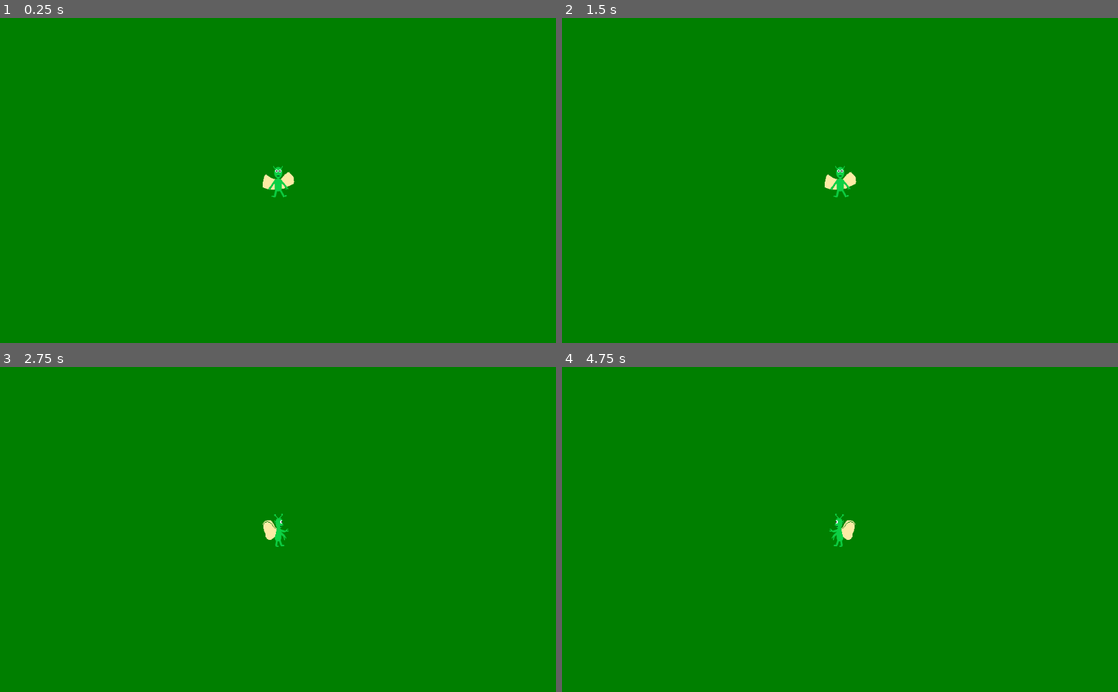
Above: before the commit, frames 1-4 (two rows, left to right).
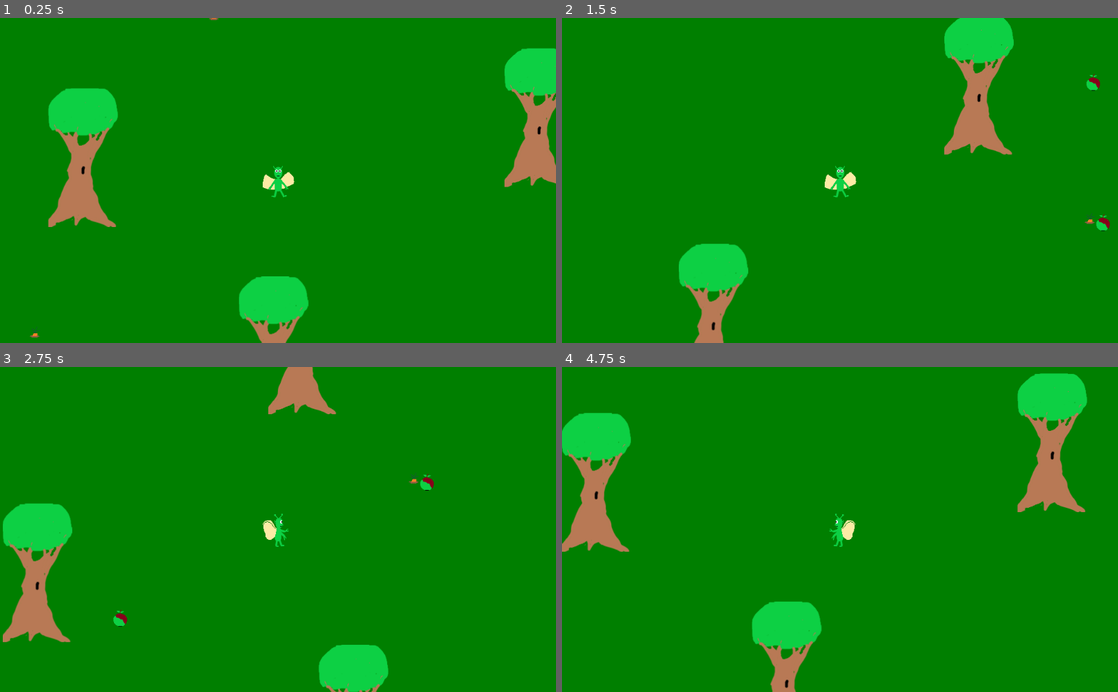
Above: after the commit, the same moments.

Repository: KimMcLelland/FaeQuest
Game: Godot game, scene res://Forest.tscn
Same seed, same stepped clock (60 frames per second), same inputs: the game is played once before the commit and once after it.
Inputs:
- Up to frame 1 (0.25 s): no input
- Up to frame 2 (1.5 s): tap Enter at 0.5 s; hold Right (ui_right) 0.53-1.28 s; hold Down (ui_down) from 1.28 s (still down)
- Up to frame 3 (2.75 s): release Down (ui_down) at 2.03 s; hold Right (ui_right) from 2.03 s (still down)
- Up to frame 4 (4.75 s): release Right (ui_right) at 2.78 s; hold Up (ui_up) 2.78-3.53 s; hold Left (ui_left) from 3.53 s (still down)

The runs differ from the first frame. In frame 1, 7.9% of the frame differs, in the area x 5-100%, y 0-100%; in frame 2, 5.7%; in frame 3, 6.0%; in frame 4, 8.7%, in the area x 0-95%, y 1-100%.

Commit message:
trees, apples and carrots in the forest screen

Diff:
--- /dev/null
+++ b/Forest.gd
@@ -0,0 +1,38 @@
+extends ColorRect
+
+var rng = RandomNumberGenerator.new()
+var Carrot = preload("res://carrot.tscn")
+var Apple = preload("res://apple.tscn")
+
+
+
+func _ready():
+	rng.randomize()
+	carrot_spawn()
+	carrot_spawn()
+	carrot_spawn()
+	carrot_spawn()
+	carrot_spawn()
+	apple_spawn()
+	apple_spawn()
+	apple_spawn()
+	apple_spawn()
+	apple_spawn()
+
+
+
+#func _process(delta):
+#	pass
+
+
+func carrot_spawn():
+	var spawn = Carrot.instance()
+	add_child(spawn)
+	spawn.position.x = rng.randi_range (32, 2016)
+	spawn.position.y = rng.randi_range (32, 1768)
+
+func apple_spawn():
+	var spawn = Apple.instance()
+	add_child(spawn)
+	spawn.position.x = rng.randi_range (32, 2016)
+	spawn.position.y = rng.randi_range (32, 1768)
--- a/Forest.tscn
+++ b/Forest.tscn
@@ -1,14 +1,41 @@
-[gd_scene load_steps=2 format=2]
+[gd_scene load_steps=4 format=2]
 
 [ext_resource path="res://Player.tscn" type="PackedScene" id=1]
+[ext_resource path="res://Forest.gd" type="Script" id=2]
+[ext_resource path="res://oaktree.tscn" type="PackedScene" id=3]
 
 [node name="Forest" type="ColorRect"]
 margin_right = 2048.0
 margin_bottom = 1800.0
 color = Color( 0, 0.501961, 0, 1 )
+script = ExtResource( 2 )
 __meta__ = {
 "_edit_use_anchors_": false
 }
 
 [node name="Player" parent="." instance=ExtResource( 1 )]
 position = Vector2( 1004.09, 989.951 )
+
+[node name="oaktree" parent="." instance=ExtResource( 3 )]
+position = Vector2( 1484.93, 873.985 )
+
+[node name="oaktree2" parent="." instance=ExtResource( 3 )]
+position = Vector2( 995.607, 1295.42 )
+
+[node name="oaktree3" parent="." instance=ExtResource( 3 )]
+position = Vector2( 1578.26, 1555.64 )
+
+[node name="oaktree4" parent="." instance=ExtResource( 3 )]
+position = Vector2( 376.181, 1453.81 )
+
+[node name="oaktree5" parent="." instance=ExtResource( 3 )]
+position = Vector2( 339.412, 254.559 )
+
+[node name="oaktree6" parent="." instance=ExtResource( 3 )]
+position = Vector2( 1009.75, 517.603 )
+
+[node name="oaktree7" parent="." instance=ExtResource( 3 )]
+position = Vector2( 1742.31, 237.588 )
+
+[node name="oaktree8" parent="." instance=ExtResource( 3 )]
+position = Vector2( 644.882, 947.524 )
--- /dev/null
+++ b/apple.gd
@@ -0,0 +1,18 @@
+extends Area2D
+
+
+
+
+
+func _ready():
+	pass
+
+
+
+#func _process(delta):
+#	pass
+
+
+func _on_apple_body_shape_entered(body_id, body, body_shape, local_shape):
+	if body.name == "Player":
+		queue_free()
--- /dev/null
+++ b/apple.tscn
@@ -0,0 +1,22 @@
+[gd_scene load_steps=4 format=2]
+
+[ext_resource path="res://Assets/Sprites/apple.png" type="Texture" id=1]
+[ext_resource path="res://apple.gd" type="Script" id=2]
+
+[sub_resource type="CircleShape2D" id=1]
+radius = 19.3528
+
+[node name="apple" type="Area2D"]
+z_index = 1
+script = ExtResource( 2 )
+__meta__ = {
+"_edit_group_": true
+}
+
+[node name="Sprite" type="Sprite" parent="."]
+texture = ExtResource( 1 )
+
+[node name="CollisionShape2D" type="CollisionShape2D" parent="."]
+shape = SubResource( 1 )
+
+[connection signal="body_shape_entered" from="." to="." method="_on_apple_body_shape_entered"]
--- /dev/null
+++ b/carrot.gd
@@ -0,0 +1,18 @@
+extends Area2D
+
+
+
+
+
+func _ready():
+	pass
+
+
+
+#func _process(delta):
+#	pass
+
+
+func _on_carrot_body_shape_entered(body_id, body, body_shape, local_shape):
+	if body.name == "Player":
+		queue_free()
--- /dev/null
+++ b/carrot.tscn
@@ -0,0 +1,21 @@
+[gd_scene load_steps=4 format=2]
+
+[ext_resource path="res://Assets/Sprites/carrot.png" type="Texture" id=1]
+[ext_resource path="res://carrot.gd" type="Script" id=2]
+
+[sub_resource type="CircleShape2D" id=1]
+radius = 20.3204
+
+[node name="carrot" type="Area2D"]
+script = ExtResource( 2 )
+__meta__ = {
+"_edit_group_": true
+}
+
+[node name="Sprite" type="Sprite" parent="."]
+texture = ExtResource( 1 )
+
+[node name="CollisionShape2D" type="CollisionShape2D" parent="."]
+shape = SubResource( 1 )
+
+[connection signal="body_shape_entered" from="." to="." method="_on_carrot_body_shape_entered"]
--- /dev/null
+++ b/oaktree.tscn
@@ -0,0 +1,18 @@
+[gd_scene load_steps=3 format=2]
+
+[ext_resource path="res://Assets/Sprites/tree1.png" type="Texture" id=1]
+
+[sub_resource type="RectangleShape2D" id=1]
+extents = Vector2( 68.6997, 130.016 )
+
+[node name="oaktree" type="StaticBody2D"]
+z_index = 1
+__meta__ = {
+"_edit_group_": true
+}
+
+[node name="Sprite" type="Sprite" parent="."]
+texture = ExtResource( 1 )
+
+[node name="CollisionShape2D" type="CollisionShape2D" parent="."]
+shape = SubResource( 1 )
Binary file added: Assets/Sprites/apple.png
Not shown, added: Assets/Sprites/apple.png.import
Binary file added: Assets/Sprites/carrot.png
Not shown, added: Assets/Sprites/carrot.png.import
Binary file added: Assets/Sprites/tree1.png
Not shown, added: Assets/Sprites/tree1.png.import
